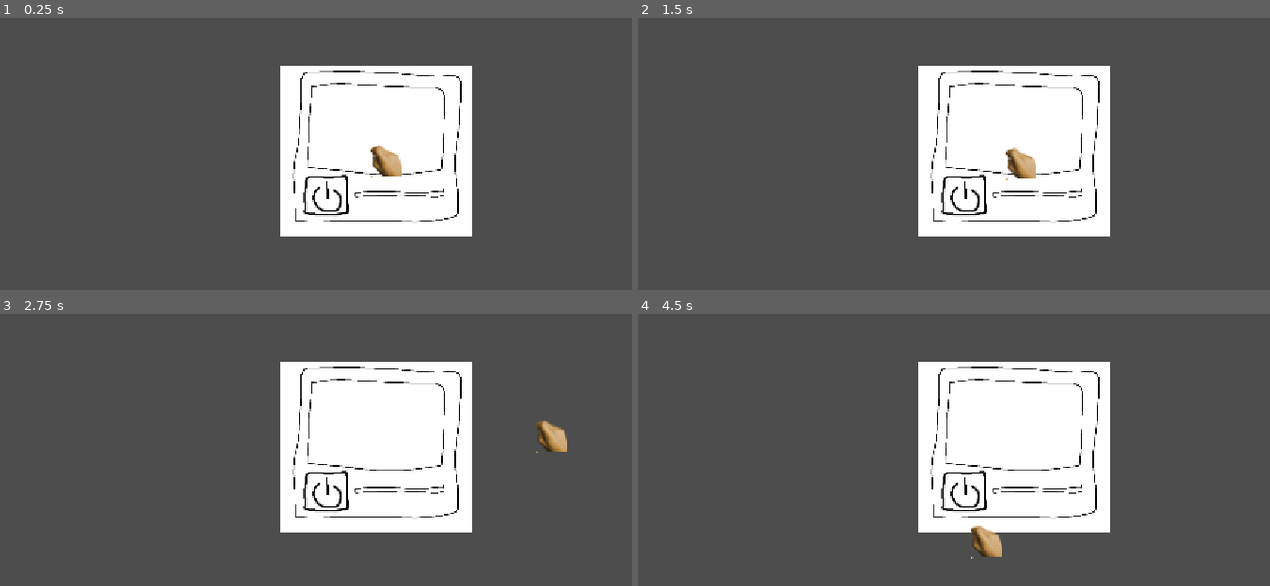
Above: before the commit, frames 1-4 (two rows, left to right).
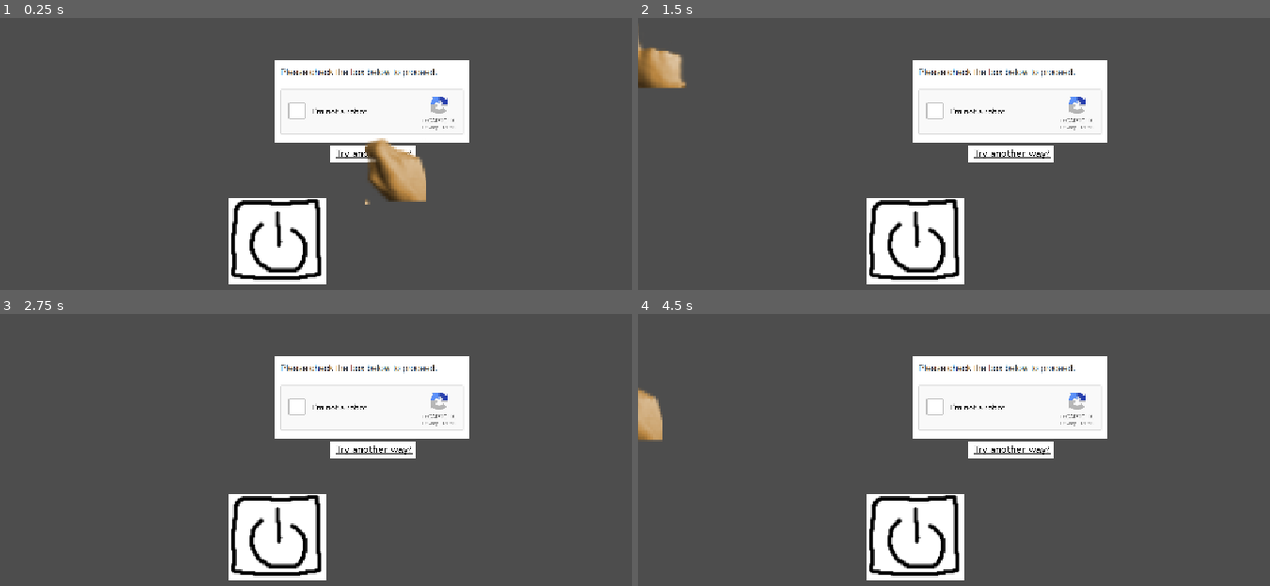
Above: after the commit, the same moments.

Repository: Derfla12345/imnotarobot
Game: Godot game, scene res://Captchas/CaptchaTest/captcha_test.tscn
The game is run twice, just before and just after one commit, with the same random seed, the same clock (stepped at 60 frames per second) and the same inputs. This scene is started directly instead of the project's main scene.
Inputs (mouse positions are in pixels of both pictures, inside the frame that each line leads up to; where the layout moved, square brackets give the same spot in the first picture):
- Up to frame 1 (0.25 s): no input
- Up to frame 2 (1.5 s): click (916, 241) [966, 197] at 0.5 s; click (1010, 154) at 1.27 s
- Up to frame 3 (2.75 s): tap Enter at 2 s; move the mouse to (543, 425) at 2.02 s; press the mouse at (543, 425) at 2.03 s; hold D (move_right) from 2.03 s (still down)
- Up to frame 4 (4.5 s): tap Space at 2.75, 4.25 s; move the mouse to (865, 469) at 2.77 s; release D (move_right) at 2.78 s; release the mouse at (865, 469) at 2.78 s; hold S (move_down) 2.78-3.53 s; click (865, 469) at 2.85 s; tap Enter at 3.5 s; move the mouse to (1086, 354) at 3.52 s; press the mouse at (1086, 354) at 3.53 s; hold D (move_right) 3.53-4.28 s; tap Z (interact) at 3.6 s; move the mouse to (979, 531) at 4.27 s; release the mouse at (979, 531) at 4.28 s; hold W (move_up) from 4.28 s (still down); click (979, 531) at 4.35 s

The runs differ from the first frame. In frame 1, 15% of the frame differs, in the area x 36-75%, y 15-98%; in frame 2, 16%, in the area x 0-75%, y 5-98%; in frame 3, 15%; in frame 4, 16%.
Error before the commit: Cannot call method 'has_method' on a null value. (res://Captchas/CaptchaTest/captcha_test.gd:19)
Error after the commit: Cannot call method 'has_method' on a null value. (res://Captchas/CaptchaTest/captcha_test.gd:17)

Commit message:
cursor animation works better

Diff:
--- a/Captchas/CaptchaTest/captcha_test.gd
+++ b/Captchas/CaptchaTest/captcha_test.gd
@@ -2,13 +2,11 @@
 
 @onready var cursor = preload("res://Entities/Cursors/cursor.tscn").instantiate()
 
-#var mouseover: bool = false
 var player: CharacterBody2D
 var computer_off: bool = false
 
 func _ready():
 	add_child.call_deferred(cursor)
-	cursor.texture = cursor.wait_texture
 
 func _on_power_button_pressed() -> void:
 	computer_off = true
@@ -23,12 +21,5 @@
 func set_player(new_player: CharacterBody2D):
 	player = new_player
 
-func _on_buttons_mouse_entered() -> void:
-	cursor.texture = cursor.hover_texture
-
-func _on_buttons_mouse_exited() -> void:
-	cursor.texture = cursor.wait_texture
-
 func _exit_tree() -> void:
 	remove_child.call_deferred(cursor)
-	# (might need later) print(get_viewport().gui_get_hovered_control())
--- a/Captchas/CaptchaTest/captcha_test.tscn
+++ b/Captchas/CaptchaTest/captcha_test.tscn
@@ -2,12 +2,17 @@
 
 [ext_resource type="Script" uid="uid://clh8eda61kcm6" path="res://Captchas/CaptchaTest/captcha_test.gd" id="1_egp2w"]
 [ext_resource type="Texture2D" uid="uid://bhg6kar5e7ky" path="res://Captchas/CaptchaTest/ph_os.png" id="2_yuyvi"]
+[ext_resource type="Texture2D" uid="uid://1uimvl0xb2wf" path="res://Captchas/CaptchaTest/Test1_Checkbox/try another way.png" id="3_5sn01"]
+[ext_resource type="Texture2D" uid="uid://0bb6gpxw2auu" path="res://Captchas/CaptchaTest/Test1_Checkbox/ph_checkbox.png" id="3_8yl22"]
 [ext_resource type="Texture2D" uid="uid://j6extc35fmll" path="res://Captchas/CaptchaTest/ph_power_button.png" id="3_yuyvi"]
+
+[sub_resource type="RectangleShape2D" id="RectangleShape2D_kvvnn"]
+size = Vector2(24, 26)
 
 [node name="CaptchaTest" type="Node2D" unique_id=633381006]
 script = ExtResource("1_egp2w")
 
-[node name="Buttons" type="Control" parent="." unique_id=1444553705]
+[node name="PCButtons" type="Control" parent="." unique_id=1444553705]
 layout_mode = 3
 anchors_preset = 0
 offset_left = -149.0
@@ -16,22 +21,50 @@
 offset_bottom = 131.0
 mouse_filter = 1
 
-[node name="PowerButton" type="TextureButton" parent="Buttons" unique_id=921676737]
+[node name="PowerButton" type="TextureButton" parent="PCButtons" unique_id=921676737]
 z_index = 1
 layout_mode = 0
 offset_left = 36.0
 offset_top = -95.0
-offset_right = 117.0
-offset_bottom = -27.0
+offset_right = 111.0
+offset_bottom = -29.0
 mouse_filter = 1
 texture_normal = ExtResource("3_yuyvi")
 
+[node name="Control" type="Control" parent="." unique_id=2143814894]
+layout_mode = 3
+anchors_preset = 0
+
+[node name="NonfunctionalCheckbox" type="Sprite2D" parent="Control" unique_id=863335851]
+position = Vector2(-3, -38.25)
+scale = Vector2(0.2645503, 0.2602459)
+texture = ExtResource("3_8yl22")
+
+[node name="Area2D" type="Area2D" parent="Control" unique_id=664338936]
+
+[node name="CollisionShape2D" type="CollisionShape2D" parent="Control/Area2D" unique_id=1127115457]
+position = Vector2(-61, -31)
+shape = SubResource("RectangleShape2D_kvvnn")
+
+[node name="AnotherWayButton" type="TextureButton" parent="Control" unique_id=551309061]
+layout_mode = 0
+offset_left = -35.0
+offset_top = -5.0
+offset_right = 30.0
+offset_bottom = 9.0
+offset_transform_scale = Vector2(0.605, 0.605)
+mouse_filter = 1
+texture_normal = ExtResource("3_5sn01")
+ignore_texture_size = true
+stretch_mode = 0
+
 [node name="Background" type="Sprite2D" parent="." unique_id=1979572004]
+visible = false
+z_index = -1
 scale = Vector2(0.4709293, 0.4651234)
 texture = ExtResource("2_yuyvi")
 
-[node name="Camera2D" type="Camera2D" parent="." unique_id=253384092]
+[node name="Camera2D" type="Camera2D" parent="." unique_id=1193661774]
+zoom = Vector2(2, 2)
 
-[connection signal="mouse_entered" from="Buttons" to="." method="_on_buttons_mouse_entered"]
-[connection signal="mouse_exited" from="Buttons" to="." method="_on_buttons_mouse_exited"]
-[connection signal="pressed" from="Buttons/PowerButton" to="." method="_on_power_button_pressed"]
+[connection signal="pressed" from="PCButtons/PowerButton" to="." method="_on_power_button_pressed"]
--- a/Entities/Cursors/cursor.gd
+++ b/Entities/Cursors/cursor.gd
@@ -4,6 +4,16 @@
 @export var wait_texture = CompressedTexture2D
 @export var hover_texture = CompressedTexture2D
 
+func _ready() -> void:
+	self.texture = hover_texture
+
 func _process (delta: float) -> void:
 	Input.mouse_mode = Input.MOUSE_MODE_HIDDEN
 	global_position = get_global_mouse_position()
+	if Input.is_action_pressed("click"):
+		Input.warp_mouse(Vector2(global_position.x, global_position.y + 100))
+
+	if get_viewport().gui_get_hovered_control() == null:
+		self.texture = wait_texture
+	else:
+		self.texture = hover_texture
Binary file added: Captchas/CaptchaTest/Test1_Checkbox/ph_checkbox.png
Not shown, added: Captchas/CaptchaTest/Test1_Checkbox/ph_checkbox.png.import
Binary file added: Captchas/CaptchaTest/Test1_Checkbox/try another way.png
Not shown, added: Captchas/CaptchaTest/Test1_Checkbox/try another way.png.import
